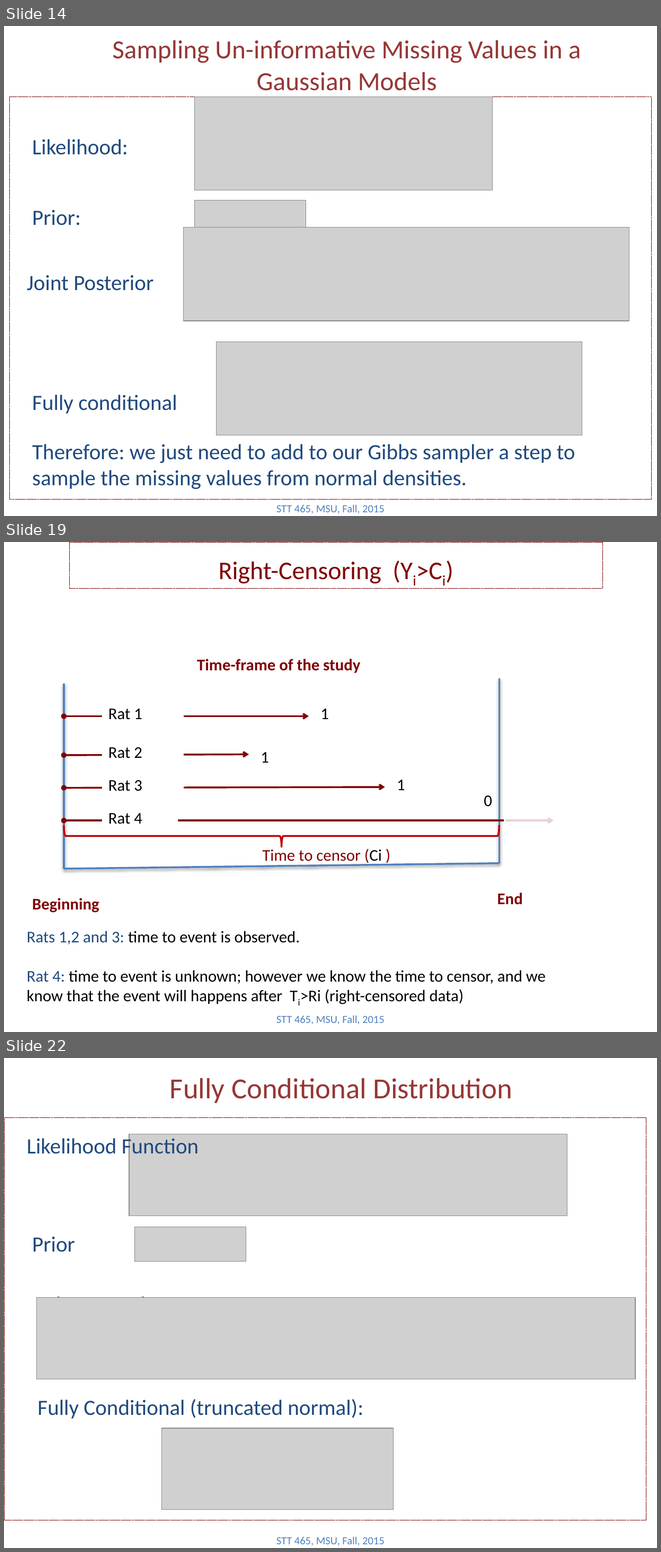
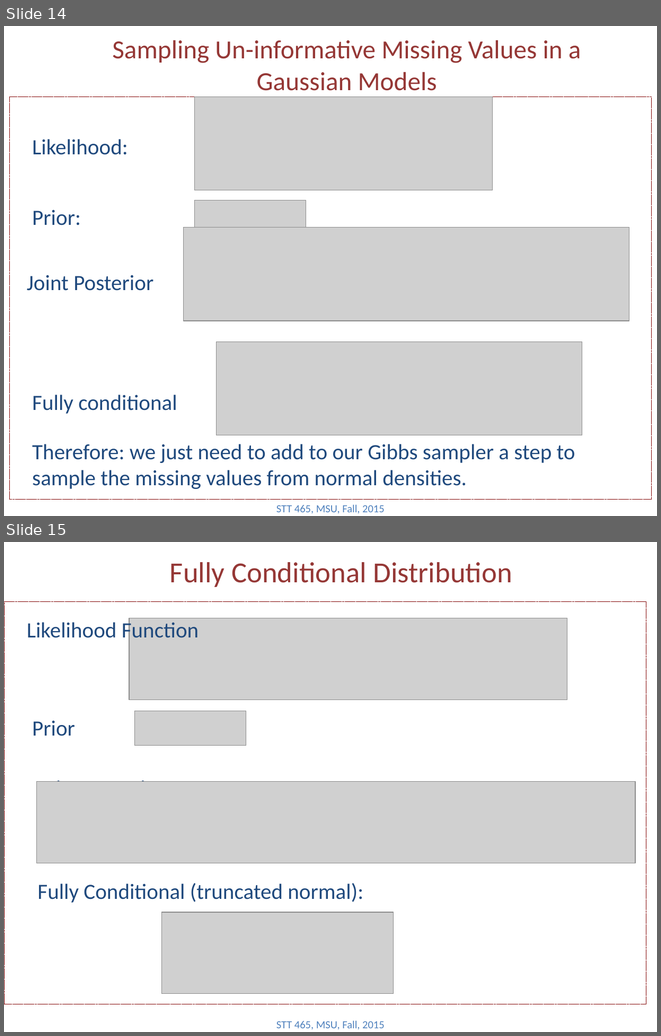
Before and after one commit to Boukos/STT465, a slide deck: STT465_13.pptx. Shown one above the other, each under a label of ours: slides 14, 19 and 22 before the commit, slides 14 and 15 after it; the slides between them are not shown. The pictures are 661x1552 and 661x1036 pixels, drawn with LibreOffice and Linux fonts; fonts in the diff are those of the drawing; grey boxes stand for pictures. Boxes give left, top, right and bottom in pixels: in the first picture for what was removed or moved away, otherwise in the second. Text is boxed around its words. In the diff, an @@ line names an element or a change of style, - is before the commit and + after.

```diff
--- a/STT465_13.pptx
+++ b/STT465_13.pptx
@@ slide 19 removed at [4, 542, 657, 1032], background #FFFFFF @@
@@ rectangle removed at [69, 542, 603, 588] @@
-Right-Censoring (Yi>Ci)
@@ text removed at [197, 659, 360, 673] @@
-Time-frame of the study
@@ line removed from (64, 684) to (64, 868) @@
@@ line removed from (499, 678) to (499, 863) @@
@@ double arrow removed from (64, 716) to (309, 716) @@
@@ text removed at [108, 708, 142, 720] @@
-Rat 1
@@ text removed at [320, 708, 329, 719] @@
-1
@@ text removed at [108, 747, 142, 758] @@
-Rat 2
@@ double arrow removed from (64, 755) to (249, 754) @@
@@ text removed at [261, 752, 269, 762] @@
-1
@@ text removed at [108, 780, 142, 791] @@
-Rat 3
@@ text removed at [397, 779, 405, 790] @@
-1
@@ double arrow removed from (64, 787) to (385, 787) @@
@@ text removed at [484, 795, 492, 806] @@
-0
@@ rectangle removed at [505, 803, 565, 836] @@
@@ left brace removed at [63, 826, 499, 847] @@
@@ double arrow removed from (64, 820) to (554, 820) @@
@@ text removed at [108, 813, 142, 824] @@
-Rat 4
@@ text removed at [262, 847, 382, 865] @@
-Time to censor (Ci )
@@ line removed from (499, 863) to (64, 868) @@
@@ text removed at [32, 898, 99, 912] @@
-Beginning
@@ text removed at [497, 892, 523, 905] @@
-End
@@ text removed at [27, 930, 546, 1004] @@
-Rats 1,2 and 3: time to event is observed.
-Rat 4: time to event is unknown; however we know the time to censor, and we know that the event will happens after Ti>Ri (right-censored data)
@@ text removed at [276, 1015, 385, 1024] @@
-STT 465, MSU, Fall, 2015
@@ what was slide 22 is now slide 15 @@
```
Also in this commit, not shown: 1 slide changed, 8 other slides removed, 3 other files.
